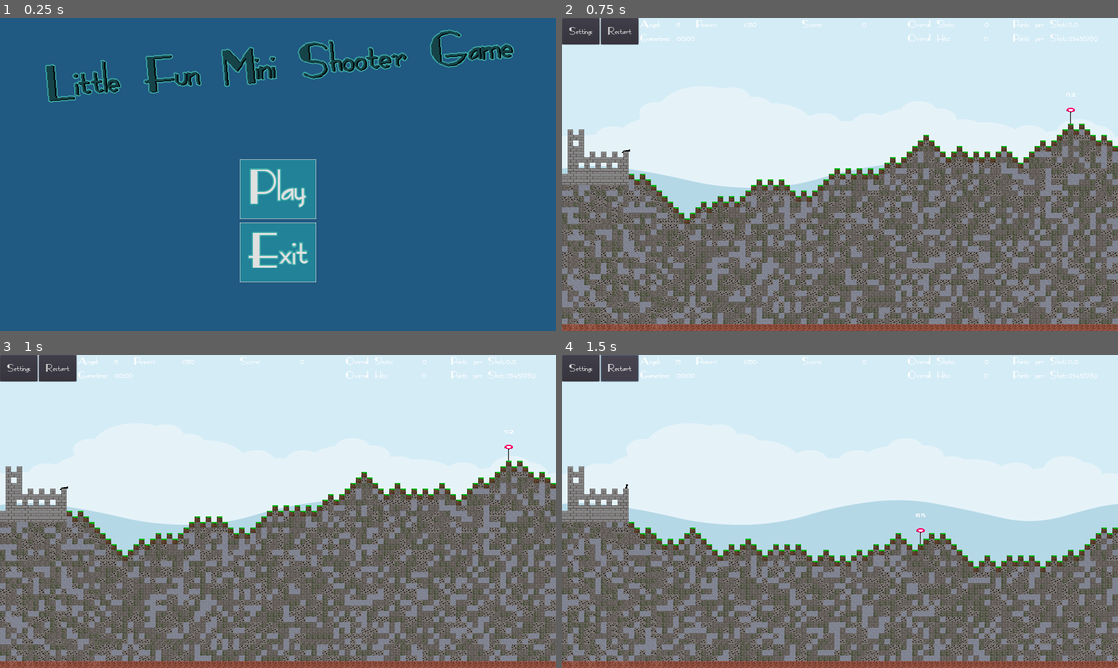
Above: before the commit, frames 1-4 (two rows, left to right).
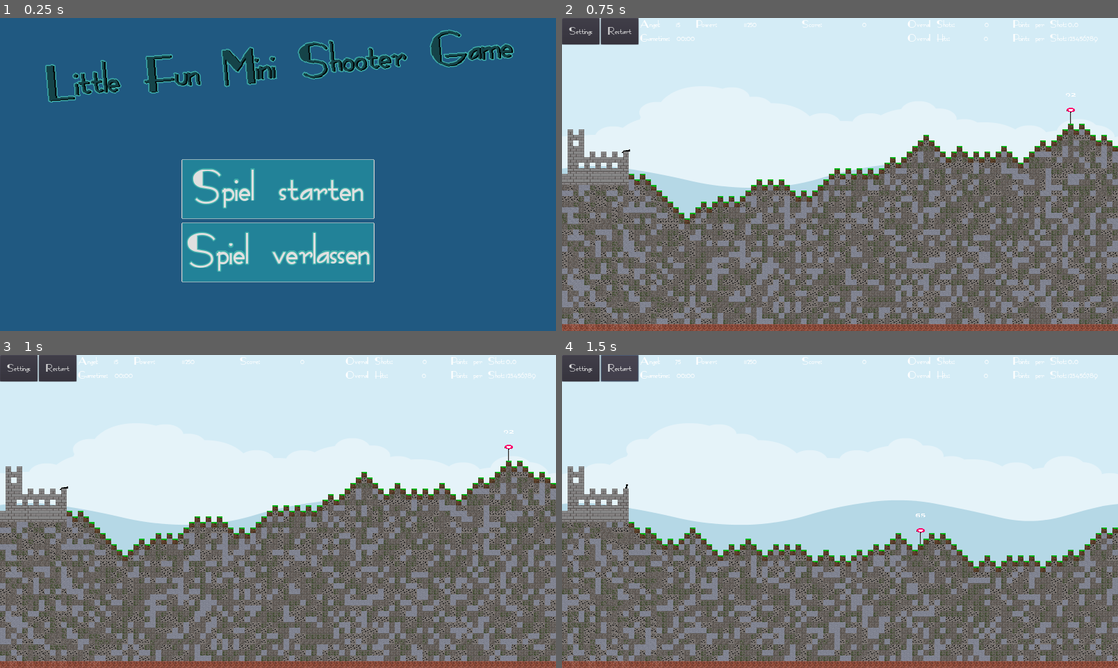
Above: after the commit, the same moments.

Repository: Coding-4Fun/Just4Fun_Mini_Shootergame
Game: Godot game, scene res://UI/MainMenuUI.tscn
Two runs of this game, one before a commit and one after it. Both use one fixed random seed, a clock stepped at 60 frames per second and the inputs below.
Inputs:
- Up to frame 1 (0.25 s): no input
- Up to frame 2 (0.75 s): click "Play" (after the commit: "Spiel starten") at 0.5 s
- Up to frame 3 (1 s): no input
- Up to frame 4 (1.5 s): click "Restart" at 1.25 s

The runs differ from the first frame. In frame 1, 9.4% of the frame differs, in the area x 32-68%, y 45-85%; in frame 2, nothing differs; in frame 3, nothing differs; in frame 4, nothing differs.

Commit message:
Add: Hauptmenü Übersetzung zum Test

Diff:
--- a/UI/MainMenuUI.tscn
+++ b/UI/MainMenuUI.tscn
@@ -71,27 +71,26 @@
 size_flags_vertical = 3
 
 [node name="vSeparator" type="VSeparator" parent="centerContainer"]
-margin_left = 798.0
+margin_left = 955.0
 margin_top = 307.0
-margin_right = 802.0
+margin_right = 959.0
 margin_bottom = 310.0
 
 [node name="vBoxContainer" type="VBoxContainer" parent="centerContainer"]
-margin_left = 700.0
 margin_top = 133.0
-margin_right = 900.0
+margin_right = 1915.0
 margin_bottom = 483.0
 rect_min_size = Vector2( 200, 350 )
 custom_constants/separation = 30
 
 [node name="buttPlay" type="Button" parent="centerContainer/vBoxContainer"]
-margin_right = 200.0
+margin_right = 1915.0
 margin_bottom = 150.0
 custom_colors/font_color_disabled = Color( 0.0862745, 0.266667, 0.286275, 1 )
 custom_fonts/font = ExtResource( 1 )
 custom_styles/hover = SubResource( 1 )
 custom_styles/normal = SubResource( 6 )
-text = "Play"
+text = "MAIN_MENU_BUTTON_PLAY"
 
 [node name="buttHightScore" type="Button" parent="centerContainer/vBoxContainer"]
 visible = false
@@ -116,13 +115,13 @@
 
 [node name="buttExit" type="Button" parent="centerContainer/vBoxContainer"]
 margin_top = 180.0
-margin_right = 200.0
+margin_right = 1915.0
 margin_bottom = 330.0
 hint_tooltip = "Not funcioning in the Browser"
 custom_fonts/font = ExtResource( 1 )
 custom_styles/hover = SubResource( 8 )
 custom_styles/normal = SubResource( 6 )
-text = "Exit"
+text = "MAIN_MENU_BUTTON_EXIT"
 
 [connection signal="pressed" from="centerContainer/vBoxContainer/buttPlay" to="." method="_on_buttPlay_pressed"]
 [connection signal="pressed" from="centerContainer/vBoxContainer/buttHightScore" to="." method="_on_buttHightScore_pressed"]
